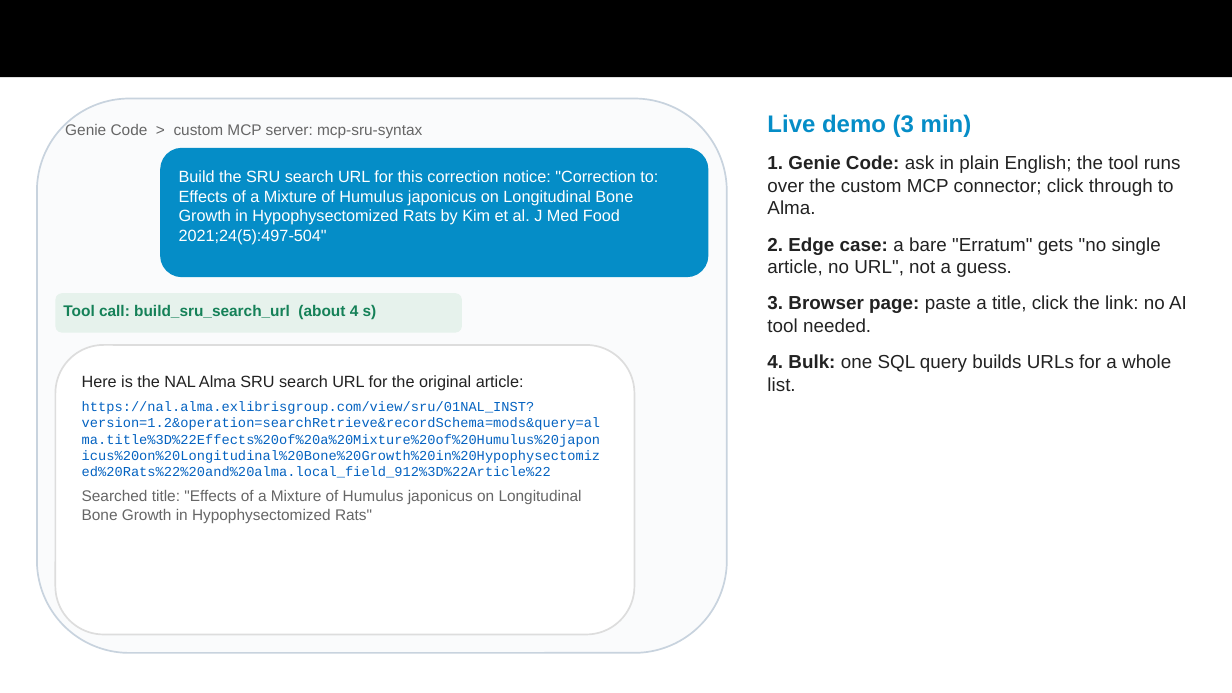
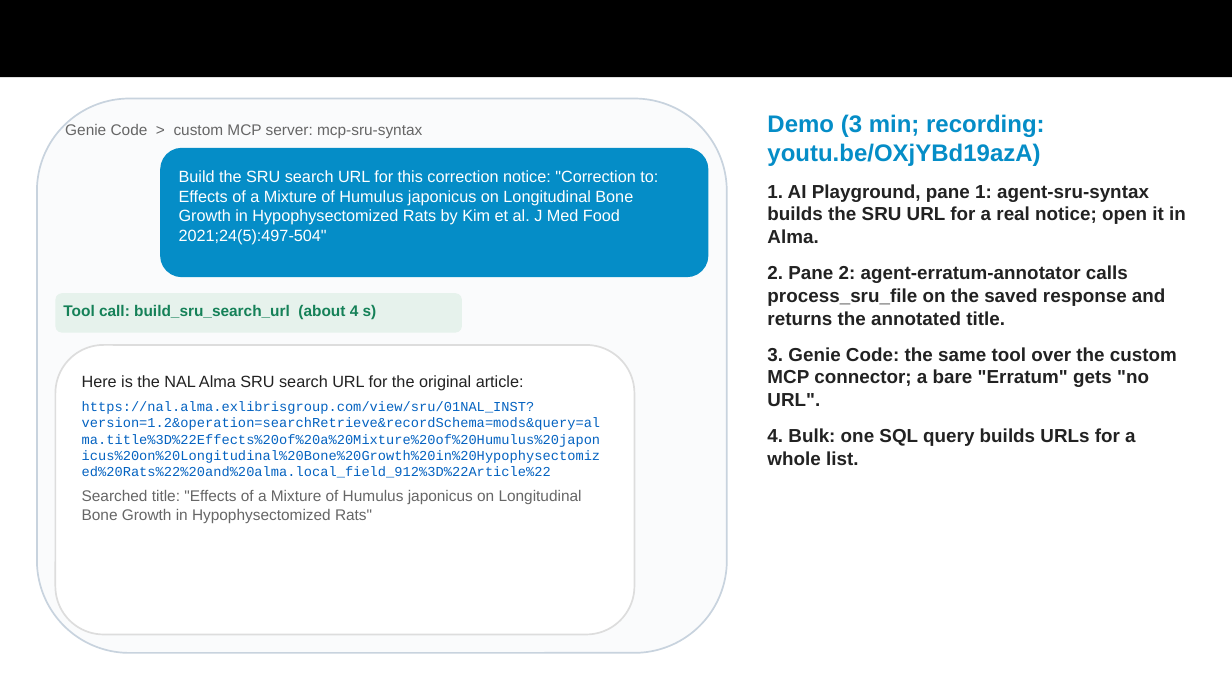
Before and after one commit to AmandaZXu-USDA/mcp-hackathon-demo-sru, a slide deck: slide 11 of submission/GSA-MCP-Hackathon-mcp-sru-syntax.pptx (slide 8 before the commit). Drawn at 1232x693 pixels with LibreOffice and Linux fonts; fonts in the diff are those of the drawing. Boxes give left, top, right and bottom in pixels: in the first picture for what was removed or moved away, otherwise in the second. Text is boxed around its words. In the diff, an @@ line names an element or a change of style, - is before the commit and + after.

Commit message:
Presentation refined to the judging criteria: 20 slides with a criteria map, code organization and agent-goal tool design slides, eight-layer evaluation setup, current numbers (157 + 75 tests, 142/142, 41/41) and the two-app Playground demo

```diff
--- a/submission/GSA-MCP-Hackathon-mcp-sru-syntax.pptx
+++ b/submission/GSA-MCP-Hackathon-mcp-sru-syntax.pptx
@@ text at [767,114,1186,406]: text changed; bold on @@
-Live demo (3 min)
-1. Genie Code: ask in plain English; the tool runs over the custom MCP connector; click through to Alma.
-2. Edge case: a bare "Erratum" gets "no single article, no URL", not a guess.
-3. Browser page: paste a title, click the link: no AI tool needed.
+Demo (3 min; recording: youtu.be/OXjYBd19azA)
+1. AI Playground, pane 1: agent-sru-syntax builds the SRU URL for a real notice; open it in Alma.
+2. Pane 2: agent-erratum-annotator calls process_sru_file on the saved response and returns the annotated title.
+3. Genie Code: the same tool over the custom MCP connector; a bare "Erratum" gets "no URL".
@@ text at [767,428,1135,465]: bold on in "one SQL query builds URLs for a ..." @@
```
Also in this commit, not shown: 6 other slides changed, 3 slides added, 1 other file.
